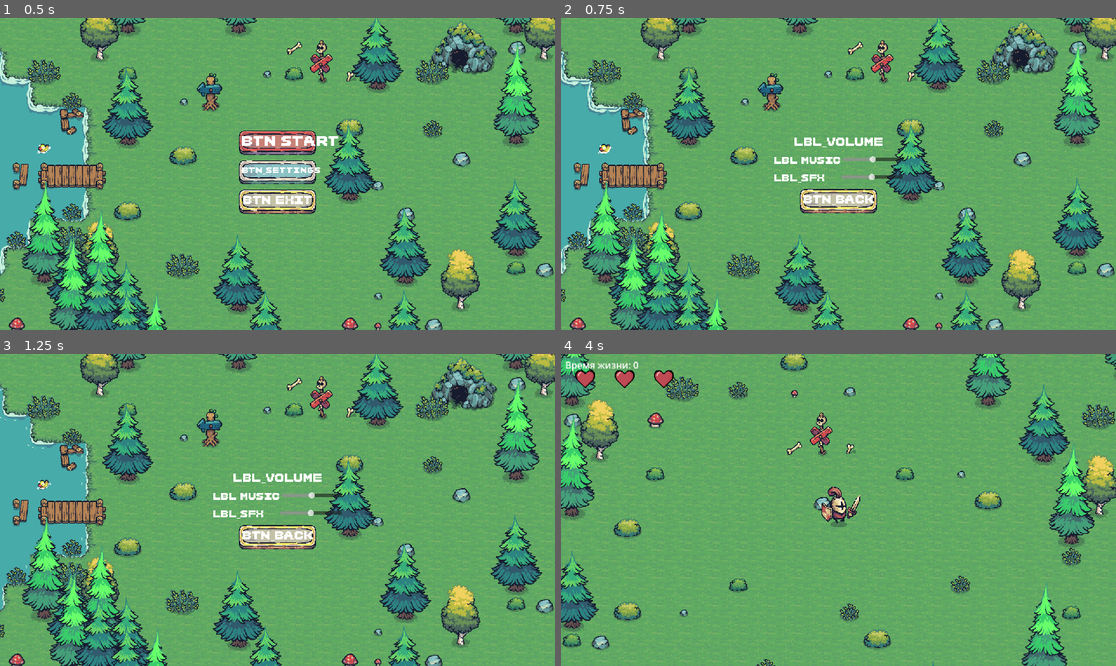
Above: before the commit, frames 1-4 (two rows, left to right).
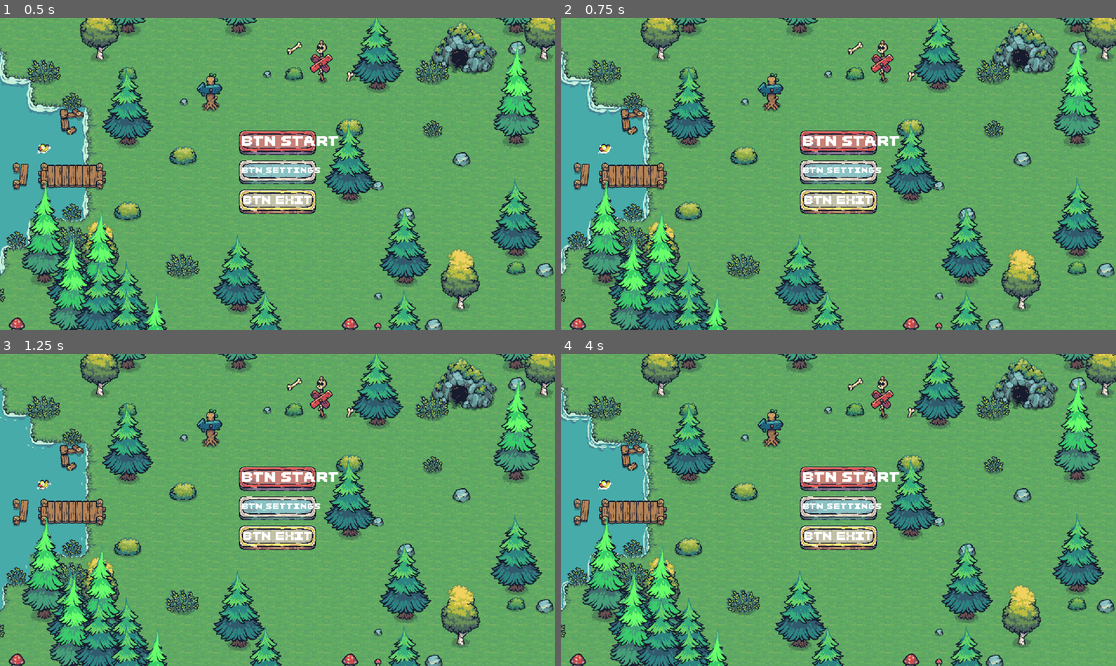
Above: after the commit, the same moments.

Repository: darkicestormteam/Fgame
Game: Godot game, scene res://scenes/mainmenu.tscn
Same seed, same stepped clock (60 frames per second), same inputs: the game is played once before the commit and once after it.
Inputs (mouse positions are in pixels of both pictures, inside the frame that each line leads up to):
- Up to frame 1 (0.5 s): no input
- Up to frame 2 (0.75 s): click "btn_settings" at 0.5 s
- Up to frame 3 (1.25 s): no input
- Up to frame 4 (4 s): click (838, 538) at 1.25 s, where only the run before the commit has a clickable "btn_back"; click "btn_start" at 2 s; click "btn_start" at 2.75 s; hold D (move_right) from 3.53 s (still down)

Frame 1 is identical in both runs. In frame 2, 2.9% of the frame differs, in the area x 38-62%, y 36-63%; in frame 3, 2.9%; in frame 4, 42%, in the area x 0-100%, y 0-100%.
Error after the commit: Parse Error: Identifier "localization" not declared in the current scope. (res://script/game_over.gd:33)

Commit message:
update branch

Diff:
--- a/locales.csv
+++ b/locales.csv
@@ -9,3 +9,5 @@
 lbl_music,Music,Музыка
 lbl_sfx,SFX,Эффекты
 btn_back,Back,назад
+btn_eng,Eng,Eng
+btn_rus,Rus,Рус
--- a/scenes/mainmenu.tscn
+++ b/scenes/mainmenu.tscn
@@ -901,3 +901,51 @@
 text = "btn_back"
 horizontal_alignment = 1
 vertical_alignment = 1
+
+[node name="HBoxContainer3" type="HBoxContainer" parent="MarginContainer2/VBoxContainer"]
+layout_mode = 2
+size_flags_horizontal = 4
+
+[node name="Eng" type="TextureButton" parent="MarginContainer2/VBoxContainer/HBoxContainer3"]
+custom_minimum_size = Vector2(100, 40)
+layout_mode = 2
+size_flags_horizontal = 3
+texture_normal = ExtResource("3_7yvfd")
+texture_pressed = ExtResource("4_dfy5j")
+
+[node name="Label" type="Label" parent="MarginContainer2/VBoxContainer/HBoxContainer3/Eng"]
+layout_mode = 1
+anchors_preset = -1
+anchor_left = 0.042
+anchor_right = 0.042
+offset_left = 5.936
+offset_top = -3.0
+offset_right = 173.936
+offset_bottom = 45.0
+theme_override_fonts/font = ExtResource("4_85riq")
+theme_override_font_sizes/font_size = 16
+text = "btn_eng"
+horizontal_alignment = 1
+vertical_alignment = 1
+
+[node name="Rus" type="TextureButton" parent="MarginContainer2/VBoxContainer/HBoxContainer3"]
+custom_minimum_size = Vector2(100, 40)
+layout_mode = 2
+size_flags_horizontal = 3
+texture_normal = ExtResource("3_7yvfd")
+texture_pressed = ExtResource("4_dfy5j")
+
+[node name="Label" type="Label" parent="MarginContainer2/VBoxContainer/HBoxContainer3/Rus"]
+layout_mode = 1
+anchors_preset = -1
+anchor_left = 0.042
+anchor_right = 0.042
+offset_left = 5.936
+offset_top = -3.0
+offset_right = 173.936
+offset_bottom = 45.0
+theme_override_fonts/font = ExtResource("4_85riq")
+theme_override_font_sizes/font_size = 16
+text = "btn_rus"
+horizontal_alignment = 1
+vertical_alignment = 1
--- a/script/game_over.gd
+++ b/script/game_over.gd
@@ -3,7 +3,7 @@
 
 # Called when the node enters the scene tree for the first time.
 func _ready() -> void:
-	pass # Replace with function body.
+	_apply_language()
 
 
 # Called every frame. 'delta' is the elapsed time since the previous frame.
@@ -15,3 +15,24 @@
 	get_tree().paused = false
 	get_tree().reload_current_scene()
 	GameOver.hide()
+
+
+func _apply_language() -> void:
+	# Получаем узел локализации
+	var localization = get_node_or_null("/root/Localization")
+	if not localization:
+		return
+
+	# Обновляем текстовые элементы
+	_update_label_text($Label, "game_over")
+	_update_button_text($ResetGame, "btn_reset")
+
+
+func _update_label_text(label: Label, key: String) -> void:
+	if label:
+		label.text = localization.get_text(key)
+
+
+func _update_button_text(button: Button, key: String) -> void:
+	if button:
+		button.text = localization.get_text(key)
--- a/script/mainmenu.gd
+++ b/script/mainmenu.gd
@@ -13,6 +13,11 @@
 	$MarginContainer/VBoxContainer/Settings.pressed.connect(_on_settings_pressed)
 	# Подключаем сигнал кнопки Back в настройках
 	$MarginContainer2/VBoxContainer/Back.pressed.connect(_on_back_pressed)
+	# Подключаем сигналы кнопок выбора языка
+	$MarginContainer2/VBoxContainer/HBoxContainer3/Eng.pressed.connect(_on_eng_pressed)
+	$MarginContainer2/VBoxContainer/HBoxContainer3/Rus.pressed.connect(_on_rus_pressed)
+	# Применяем текущий язык при запуске
+	_apply_language()
 
 
 # Called every frame. 'delta' is the elapsed time since the previous frame.
@@ -50,3 +55,48 @@
 	# Скрываем настройки и показываем главное меню
 	$MarginContainer2.visible = false
 	$MarginContainer.visible = true
+
+
+func _on_eng_pressed() -> void:
+	# Воспроизводим звук Tap
+	$Tap.play()
+	# Устанавливаем английский язык
+	var localization = get_node_or_null("/root/Localization")
+	if localization:
+		localization.set_locale("en")
+	_apply_language()
+
+
+func _on_rus_pressed() -> void:
+	# Воспроизводим звук Tap
+	$Tap.play()
+	# Устанавливаем русский язык
+	var localization = get_node_or_null("/root/Localization")
+	if localization:
+		localization.set_locale("ru")
+	_apply_language()
+
+
+func _apply_language() -> void:
+	# Получаем узел локализации
+	var localization = get_node_or_null("/root/Localization")
+	if not localization:
+		return
+
+	var locale = localization.get_locale()
+
+	# Обновляем все текстовые элементы в главном меню
+	_update_label_text($MarginContainer/VBoxContainer/Start/Label, "btn_start")
+	_update_label_text($MarginContainer/VBoxContainer/Settings/Label, "btn_settings")
+	_update_label_text($MarginContainer/VBoxContainer/Exit/Label, "btn_exit")
+	_update_label_text($MarginContainer2/VBoxContainer/Label, "lbl_volume")
+	_update_label_text($MarginContainer2/VBoxContainer/HBoxContainer/Label, "lbl_music")
+	_update_label_text($MarginContainer2/VBoxContainer/HBoxContainer2/Label, "lbl_sfx")
+	_update_label_text($MarginContainer2/VBoxContainer/Back/Label, "btn_back")
+	_update_label_text($MarginContainer2/VBoxContainer/HBoxContainer3/Eng/Label, "btn_eng")
+	_update_label_text($MarginContainer2/VBoxContainer/HBoxContainer3/Rus/Label, "btn_rus")
+
+
+func _update_label_text(label: Label, key: String) -> void:
+	if label:
+		label.text = localization.get_text(key)
Not shown, changed: .gitignore
